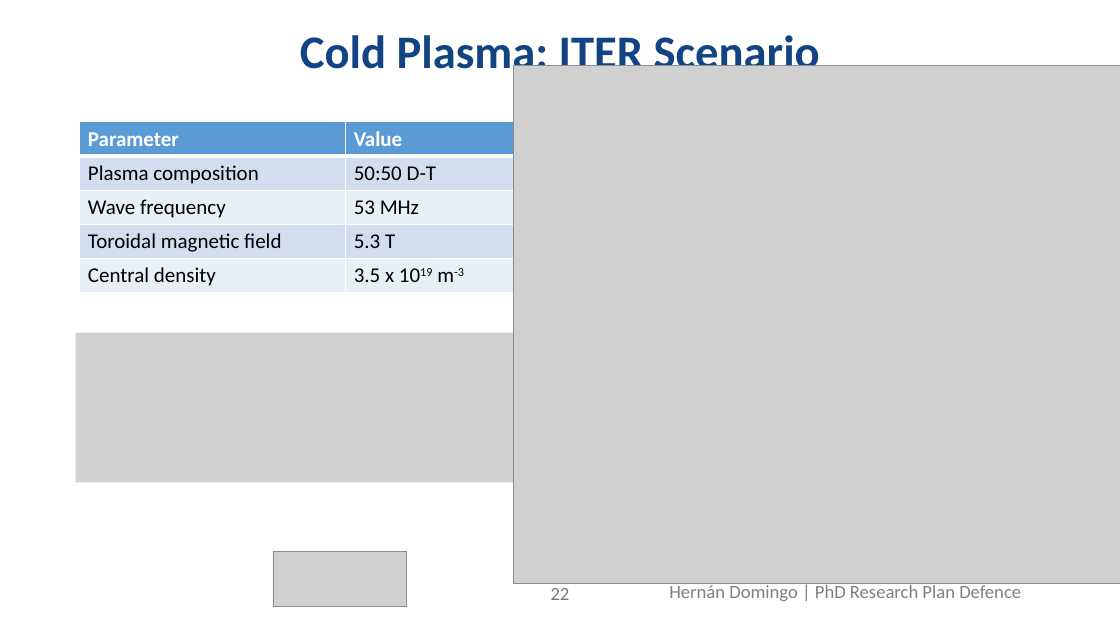
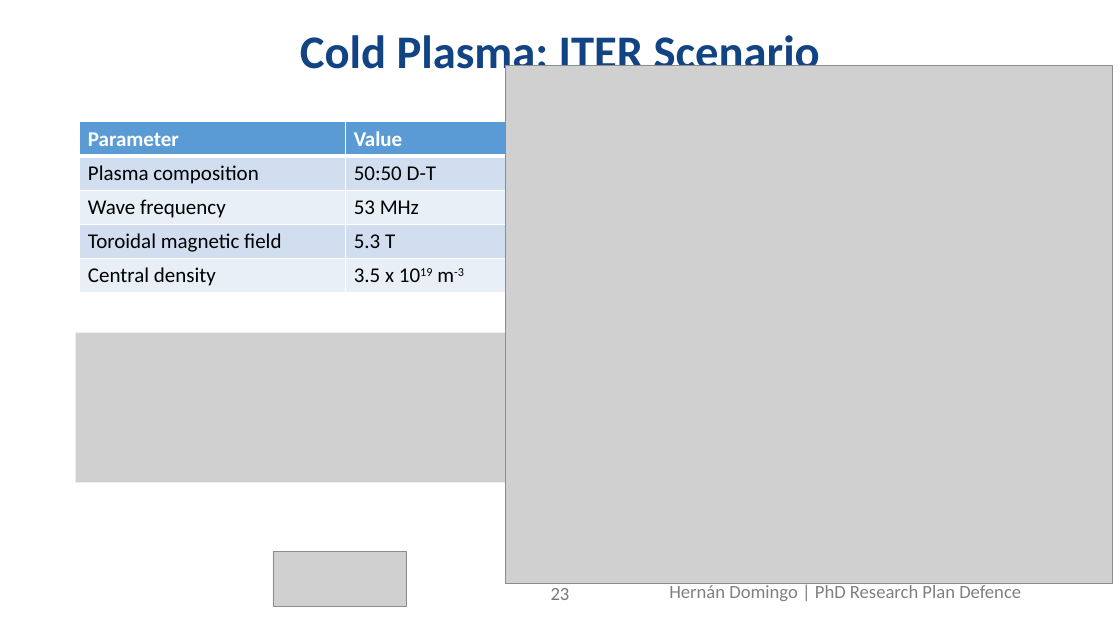
Before and after one commit to hernandr54/PhD-Research-Plan-Defence, a slide deck: slide 23 of research_plan.pptx (slide 22 before the commit). Drawn at 1120x630 pixels with LibreOffice and Linux fonts; fonts in the diff are those of the drawing; grey boxes stand for pictures; background and template pictures are left out. Boxes give left, top, right and bottom in pixels: in the first picture for what was removed or moved away, otherwise in the second. Text is boxed around its words. In the diff, an @@ line names an element or a change of style, - is before the commit and + after.

```diff
--- a/research_plan.pptx
+++ b/research_plan.pptx
@@ picture: place and size @@
-picture at <box>513,66,1120,583</box>
+picture at <box>506,66,1112,583</box>
@@ page number at <box>551,588,570,600</box>: text changed @@
-22
+23
```
Also in this commit, not shown: 9 other slides changed, 2 slides added.
